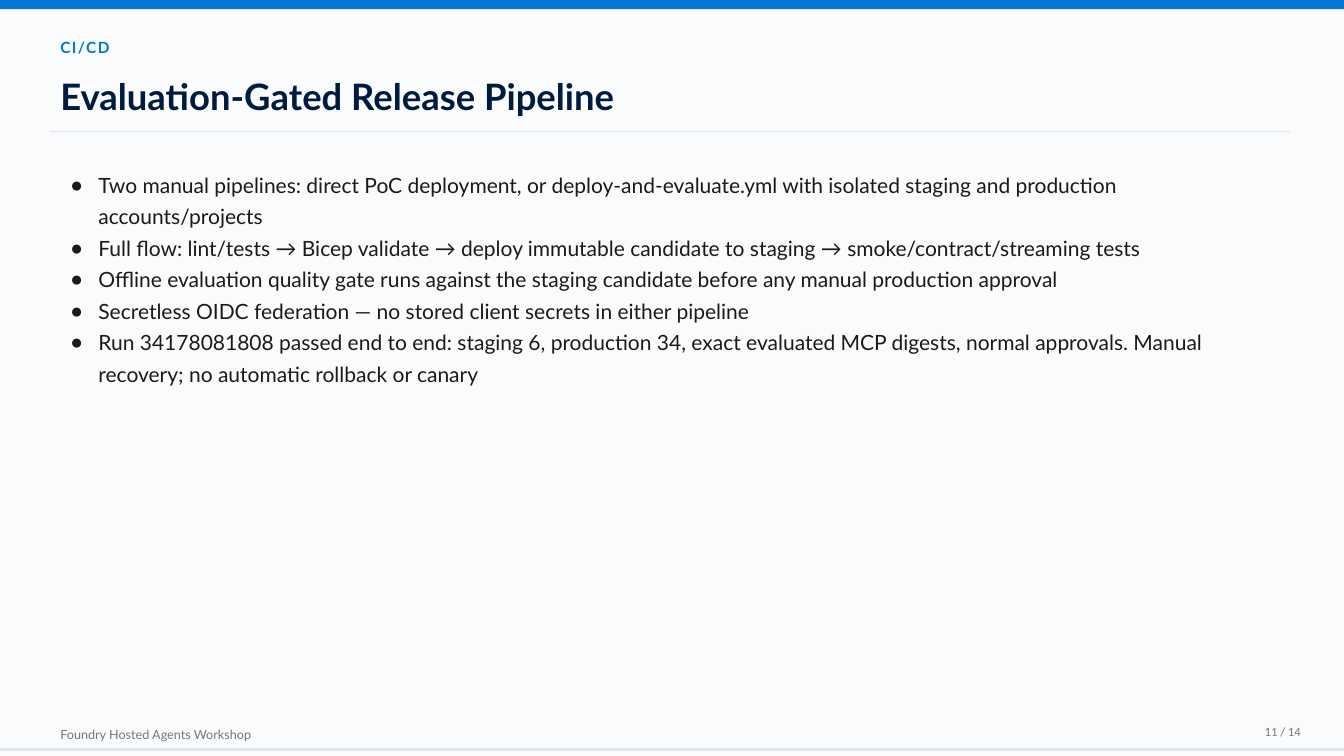
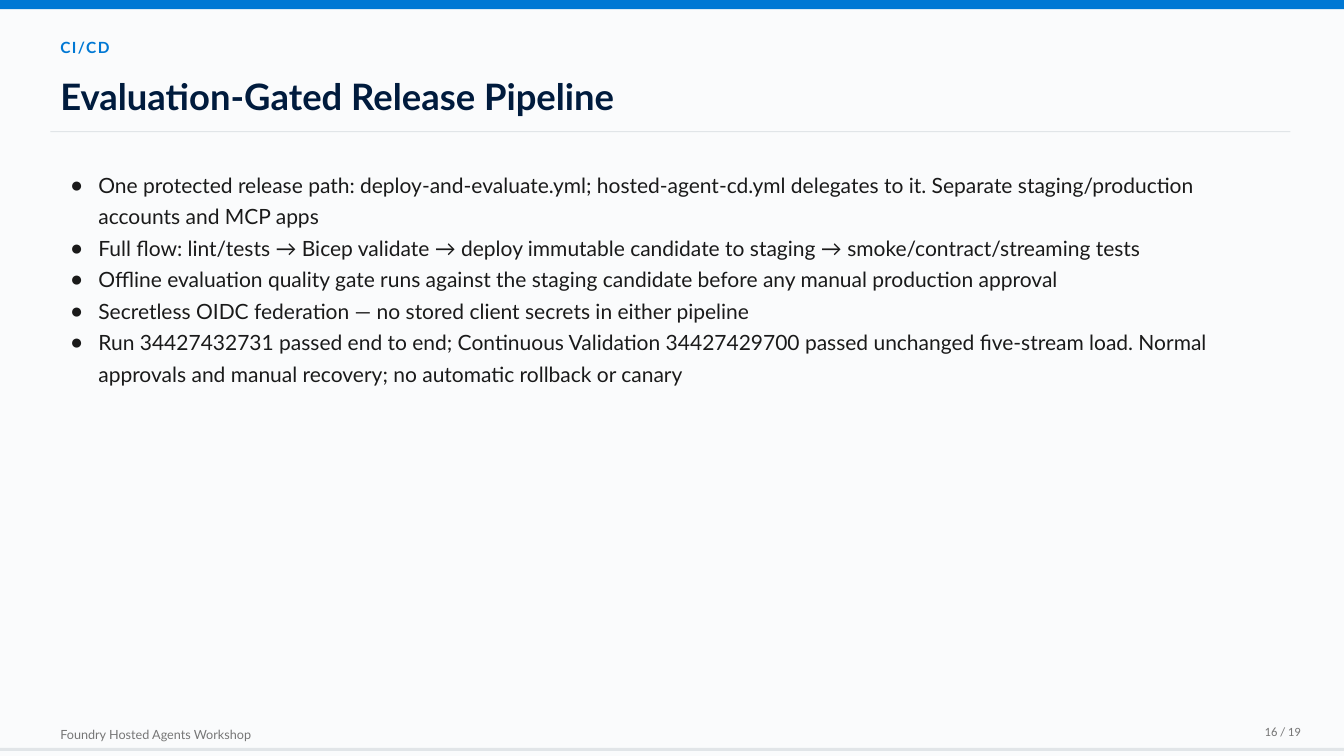
Before and after one commit to devopsabcs-engineering/foundry-hosted-agents, a slide deck: slide 16 of docs/assets/decks/foundry-hosted-agents-workshop-en.pptx (slide 11 before the commit). Drawn at 1344x756 pixels with LibreOffice and Linux fonts; fonts in the diff are those of the drawing. Boxes give left, top, right and bottom in pixels: in the first picture for what was removed or moved away, otherwise in the second. Text is boxed around its words. In the diff, an @@ line names an element or a change of style, - is before the commit and + after.

```diff
--- a/docs/assets/decks/foundry-hosted-agents-workshop-en.pptx
+++ b/docs/assets/decks/foundry-hosted-agents-workshop-en.pptx
@@ text at (x1=98, y1=177, x2=1193, y2=228): text changed @@
-● Two manual pipelines: direct PoC deployment, or deploy-and-evaluate.yml with isolated staging and production accounts/projects
+● One protected release path: deploy-and-evaluate.yml; hosted-agent-cd.yml delegates to it. Separate staging/production accounts and MCP apps
@@ text at (x1=98, y1=334, x2=1206, y2=386): text changed @@
-● Run 34178081808 passed end to end: staging 6, production 34, exact evaluated MCP digests, normal approvals. Manual recovery; no automatic rollback or canary
+● Run 34427432731 passed end to end; Continuous Validation 34427429700 passed unchanged five-stream load. Normal approvals and manual recovery; no automatic rollback or canary
@@ text at (x1=1265, y1=727, x2=1301, y2=736): text changed @@
-11 / 14
+16 / 19
```
Also in this commit, not shown: 13 other slides changed, 5 slides added, 13 other files.
